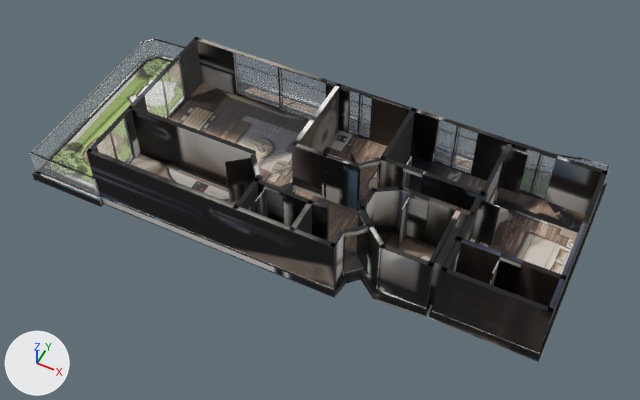
One commit to the glTF model akasya-3d/kent-46/model.glb: the scene before it, then after it.
Before and after are seen from a 50 mm camera at (10.5, -20.7, 24.7) aimed at (0.5, -0.9, -0.1). The lights are fixed; the arrows at lower left show +X, +Y and +Z. The picture after the commit comes second. Where no turn or scale is listed for an object, it has been applied to the vertices. Vertices at exactly the same position are counted once.
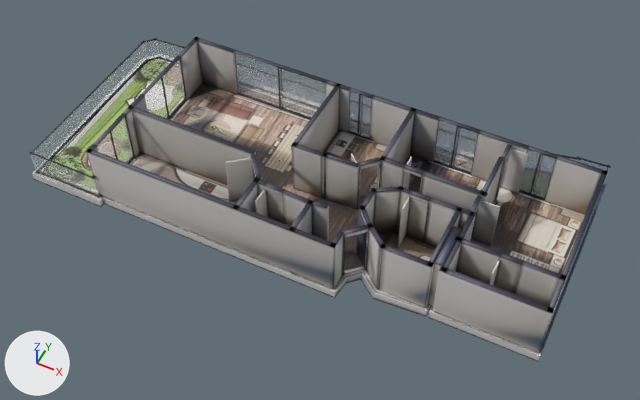
Changed parts and their boxes [x1, y1, x2, y2] in the pictures (640 x 400 px):
'Mesh_0', surface changed (black to grey)
    both: [29, 37, 611, 362]
part 1 of me_mesh_0, reshaped
    before: [45, 64, 607, 361]
    after: [36, 110, 410, 283]
part 2 of me_mesh_0, surface changed
    both: [29, 37, 611, 354]

What changed in the scene script:
```text
Change mat_baked:
    where n3 = _N.new('ShaderNodeMapping'); n3.name = 'Mapping'
    n3.inputs[3].default_value: (15.91, 15.97, 1.0) -> (15.97, 15.97, 1.0)  # 'Scale'
Change me_mesh_0:
    used by ob_mesh_0; location = (-10.07, 4.77, -0.36)
    remove me_mesh_0.from_pydata(...)  # 4190 vertices, 7768 faces; spans x 0.0..20.0, y -9.4..0.0, z 0.0..2.6
    add me_mesh_0.from_pydata(...)  # 3120 vertices, 5628 faces; spans x 0.0..20.0, y -9.4..0.0, z 0.0..2.6
    me_mesh_0 part 1: 17 vertices moved within x 3.2..16.3, y -9.2..-4.7, z 0.0..0.4; 1070 vertices removed from x 3.0..20.0, y -9.3..-1.8, z 0.0..0.4
    me_mesh_0 part 2: 1625 kept faces spanning x 0.0..20.0, y -9.4..0.0, z 0.0..2.6 get new texture (UV) coordinates
```
